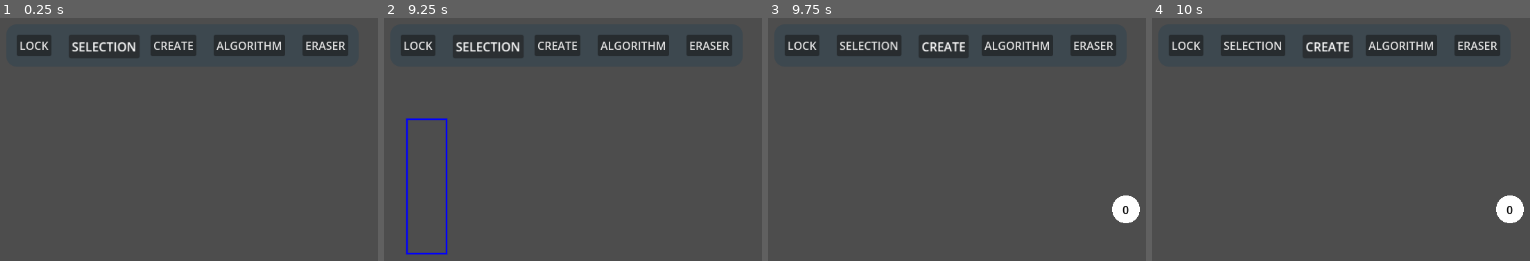
Above: before the commit, frames 1-4 (left to right).
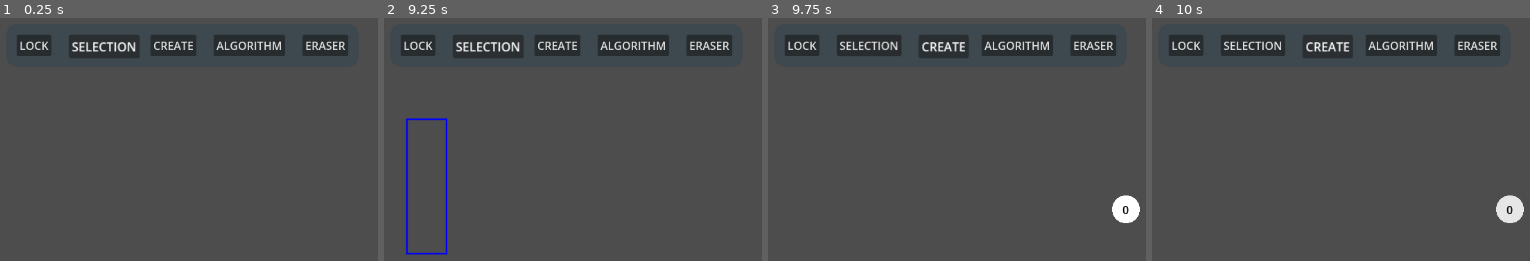
Above: after the commit, the same moments.

Repository: VerticesLTD/Graphos
Game: Godot game, scene res://main.tscn
Same seed, same stepped clock (60 frames per second), same inputs: the game is played once before the commit and once after it.
Inputs (mouse positions are in pixels of both pictures, inside the frame that each line leads up to):
- Up to frame 1 (0.25 s): no input
- Up to frame 2 (9.25 s): click "LOCK" at 0.5 s; click "SELECTION" at 1.25 s; click "CREATE" at 2 s; click "ALGORITHM" at 2.75 s; tap Enter at 3.5, 5, 6.5 s; move the mouse to (743, 209) at 3.52 s; hold Right (ui_right) 3.53-4.25 s; tap B at 3.6, 5.3, 6.8, 8.1 s; click (743, 209) at 3.67 s; tap Space at 4.25, 5.75, 7.25 s; drag from (406, 253) to (outside the picture) at 4.27 s; move the mouse to (644, 132) at 5.02 s; hold Right (ui_right) 5.03-5.75 s; hold Ctrl 5.03-5.75 s; click (644, 132) at 5.17 s; drag from (outside the picture) to (outside the picture) at 5.77 s; move the mouse to (outside the picture) at 6.52 s; hold Left (ui_left) 6.53-7.25 s; tap E at 6.6 s; click (outside the picture) at 6.67 s; drag from (outside the picture) to (448, 120) at 7.27 s; move the mouse to (607, 231) at 8.02 s; hold S 8.03-8.75 s; click (607, 231) at 8.17 s; drag from (448, 120) to (406, 253) at 8.77 s
- Up to frame 3 (9.75 s): move the mouse to (1127, 209) at 9.52 s; hold Right (ui_right) from 9.53 s (still down); tap C at 9.6 s; click (1127, 209) at 9.67 s
- Up to frame 4 (10 s): keep holding Right (ui_right); tap B at 9.8 s

Frames 1-3 are identical in both runs. In frame 4, 0.6% of the frame differs, in the area x 91-99%, y 73-85%.
Error after the commit: Invalid access to property or key 'color' on a base object of type 'Nil'. (res://scripts/algorithms/logic/graph_algoritm.gd:37)

Commit message:
Just syncing all

Diff:
--- a/controllers/graph_controller.gd
+++ b/controllers/graph_controller.gd
@@ -75,22 +75,25 @@
 		CommandManager.redo()
 		return
 
+
+	# 7. Run algorithm
 	if event is InputEventKey and event.keycode == KEY_B:
-		var imposter_graph = graph.create_induced_subgraph_from_vertices(selection_buffer)
-
-		# Check if the graph actually has vertices to avoid a crash
-		if not imposter_graph.vertices.is_empty():
-			# Get all vertices
-			var all_vs = imposter_graph.vertices.values()
-
-			# Sort them by ID (Lowest to Highest)
-			all_vs.sort_custom(func(a, b): return a.id < b.id)
-
-			# Take the first one (Lowest ID)
-			var start_v = all_vs[0]
-
-			var bfs = BFS.new(imposter_graph, graph)
-			bfs.run(start_v)
+		var mouse_pos = graph.get_global_mouse_position()
+		var start_v_id = graph.get_vertex_id_at(mouse_pos)
+		if start_v_id != Globals.NOT_FOUND:
+			var start_v = graph.get_vertex(start_v_id)
+			execute_algorithm(BFS, start_v)
+			player.step_forward() # Do one step to give visual fidback for the start
+
+	# 8. Algorithm Playing
+	if player:
+		if event.is_action_pressed("ui_right"): # right key
+			player.step_forward()
+
+		if event.is_action_pressed("ui_left"): # left key
+			player.step_backward()
+
+
 
 ## ------------------------------------------------------------------------------
 ## MOUSE MOVEMENTS
@@ -109,8 +112,12 @@
 
 
 func _handle_hover(_mouse_global_pos: Vector2):
-	# Idea: make the vertex glow
-	pass
+	var id = graph.get_vertex_id_at(_mouse_global_pos)
+	if id != Globals.NOT_FOUND:
+		# Change cursor to a 'Pointing Hand' when over a node
+		Input.set_default_cursor_shape(Input.CURSOR_POINTING_HAND)
+	else:
+		Input.set_default_cursor_shape(Input.CURSOR_ARROW)
 
 func _handle_dragging(event: InputEventMouseMotion):
 	# We move everything in the snapshot by the mouse delta (relative)
@@ -165,7 +172,7 @@
 
 func _handle_left_click(mouse_global_pos: Vector2):
 	# Get the vertex in the position of the mouse(or not found)
-	var id = graph.get_vertex_collision(mouse_global_pos)
+	var id = graph.get_vertex_id_at(mouse_global_pos)
 	var is_ctrl = Input.is_key_pressed(KEY_CTRL)
 
 	# 1. CLICKED VERTEX
@@ -218,7 +225,7 @@
 ## If user clicked on a vertex, it's ID is remembered.
 ## When 2 different vertices have been clicked, add an edge between them.
 func _handle_path_connection(pos: Vector2) -> void:
-	var id = graph.get_vertex_collision(pos)
+	var id = graph.get_vertex_id_at(pos)
 	var last_id = link_buffer.back() if not link_buffer.is_empty() else Globals.NOT_FOUND
 
 	# 1. EMPTY SPACE: Create
@@ -312,7 +319,7 @@
 
 ## Returns true if position has a vertex.
 func is_vertex_collision(pos: Vector2) -> bool:
-	return graph.get_vertex_collision(pos) != Globals.NOT_FOUND
+	return graph.get_vertex_id_at(pos) != Globals.NOT_FOUND
 
 ## Checks if you can add a connection between 2 vertices
 func _should_add_connection(from_id: int, to_id: int) -> bool:
@@ -329,8 +336,8 @@
 ## @param start_node: The real vertex where we want to begin
 func execute_algorithm(algo_class: GDScript, start_node: Vertex) -> void:
 	# 1. Create the Imposter Graph (The Sandbox)
-	# We pass all vertices to make it an induced subgraph of the whole graph
-	var imposter_graph = graph.create_induced_subgraph_from_vertices(graph.vertices.values())
+	# Pass the selection buffer to run the algo on the sub-graph
+	var imposter_graph = graph.create_induced_subgraph_from_vertices(selection_buffer)
 
 	# 2. Instantiate the specific algorithm generically
 	# Every child of GraphAlgorithm uses the same _init(_imposter, _real)
--- a/graphs/undirected_graph/edge.gd
+++ b/graphs/undirected_graph/edge.gd
@@ -84,12 +84,15 @@
 		return src
 
 ## This is called right before the object is removed from memory.
-## Disconnects edge from being callable(Object doesnt do it alone but its object is lighter and faster).
 func _notification(what: int) -> void:
 	if what == NOTIFICATION_PREDELETE:
-		# Use a Callable to ensure the reference is stable
+		# Callable returns a unique pointer to the function _on_vertex_changed
+		# This is used to check if were deleting the right signals.
 		var cb = Callable(self, "_on_vertex_changed")
 
+		# Only dissconnect if:
+		# The instance hasnt been deleted AND
+		# The edge is REALLY connected with state_changed to src and dest.
 		if is_instance_valid(src) and src.state_changed.is_connected(cb):
 			src.state_changed.disconnect(cb)
 		if is_instance_valid(dst) and dst.state_changed.is_connected(cb):
--- a/graphs/undirected_graph/undirected_graph.gd
+++ b/graphs/undirected_graph/undirected_graph.gd
@@ -256,7 +256,7 @@
 	return null
 
 ## Iterates over vertices to check if position is colliding with one of them.
-func get_vertex_collision(pos: Vector2) -> int:
+func get_vertex_id_at(pos: Vector2) -> int:
 	for v: Vertex in vertices.values():
 		if v.pos.distance_to(pos) <= Globals.VERTEX_RADIUS:
 			return v.id
--- a/project.godot
+++ b/project.godot
@@ -32,6 +32,11 @@
 "events": [Object(InputEventKey,"resource_local_to_scene":false,"resource_name":"","device":-1,"window_id":0,"alt_press …(191 unchanged characters)…
 ]
 }
+run_algorithm={
+"deadzone": 0.2,
+"events": [Object(InputEventKey,"resource_local_to_scene":false,"resource_name":"","device":-1,"window_id":0,"alt_pressed":false,"shift_pressed":false,"ctrl_pressed":false,"meta_pressed":false,"pressed":false,"keycode":0,"physical_keycode":82,"key_label":0,"unicode":114,"location":0,"echo":false,"script":null)
+]
+}
 
 [rendering]
 
--- a/scripts/algorithms/logic/BFS.gd
+++ b/scripts/algorithms/logic/BFS.gd
@@ -13,8 +13,9 @@
 func run(_start_vertex: Vertex) -> Array[Command]:
 	# Step 1: Initialize the veritces state
 	for v in real_graph.vertices.values():
-		change_and_log_vertex_color(v, COLOR_NOT_DISCOVERED)
+		v.color = COLOR_NOT_DISCOVERED # NOT LOGGING so we start AFTER initialization
 		v.parent = null
+
 
 	change_and_log_vertex_color(_start_vertex, COLOR_VISITING)
 	# OPTIONAL - save the state as a critical point, so we could skip forward to it!
@@ -33,7 +34,7 @@
 
 			if v.color == COLOR_NOT_DISCOVERED:
 				# 1. Log and change the edge color (The path)
-				change_and_log_edge_color(edge, COLOR_VISITING)
+				change_and_log_edge_color(edge, COLOR_EDGE_PATH)
 
 				# 2. Log and change the VERTEX color (The destination)
 				change_and_log_vertex_color(v, COLOR_VISITING)
--- a/scripts/algorithms/logic/graph_algoritm.gd
+++ b/scripts/algorithms/logic/graph_algoritm.gd
@@ -2,9 +2,10 @@
 class_name GraphAlgorithm
 
 ## Define consts for the algorithms vertices's state.
-const COLOR_NOT_DISCOVERED = Color.WHITE
-const COLOR_VISITING = Color.GRAY
-const COLOR_FINISHED = Color.BLACK
+const COLOR_NOT_DISCOVERED = Color(0.9, 0.9, 0.9)  # Off-white / Pearl
+const COLOR_VISITING       = Color(0.3, 0.6, 0.9)  # Soft Sky Blue
+const COLOR_FINISHED       = Color(0.2, 0.2, 0.2)  # Charcoal (Softer Black)
+const COLOR_EDGE_PATH      = Color(0.40, 0.75, 1.00) # Bright Blue for the "Tree"
 
 ## The graph as an adjacency list.(if we add diff types of graphs, we can generelize this)
 var imposter_graph: UndirectedGraph
@@ -42,18 +43,29 @@
 	target_vertex.color = target_color
 
 ## Changes an edge color and records the Command in the timeline.
+## Changes an edge color and records the Command in the timeline.
 func change_and_log_edge_color(target_edge: Edge, target_color: Color) -> void:
 	var previous_color = target_edge.color
 
-	var real_src_v = real_graph.get_vertex(target_edge.src.id)
-	var real_dst_v = real_graph.get_vertex(target_edge.dst.id)
+	# 1. Normalize the IDs to find the 'Real' (shouting) edge
+	var u_id = target_edge.src.id
+	var v_id = target_edge.dst.id
 
-	# Find the matching edge in the real graph
-	var real_edge = real_graph.get_edge(real_src_v, real_dst_v)
+	var lower_id = u_id if u_id < v_id else v_id
+	var higher_id = v_id if u_id < v_id else u_id
+
+	# 2. Get the actual vertices from the REAL graph
+	var real_src = real_graph.get_vertex(lower_id)
+	var real_dst = real_graph.get_vertex(higher_id)
+
+	# 3. Find the edge that actually owns the Visual Sprite
+	var real_edge = real_graph.get_edge(real_src, real_dst)
 
 	if real_edge:
+		# Record the command targeting the visual edge
 		timeline.append(ChangeEdgeColorCommand.new(real_edge, target_color, previous_color))
 
+	# Update the imposter edge so the algorithm's state stays consistent
 	target_edge.color = target_color
 
 ## Changes a vertex key and records the Command in the timeline.
